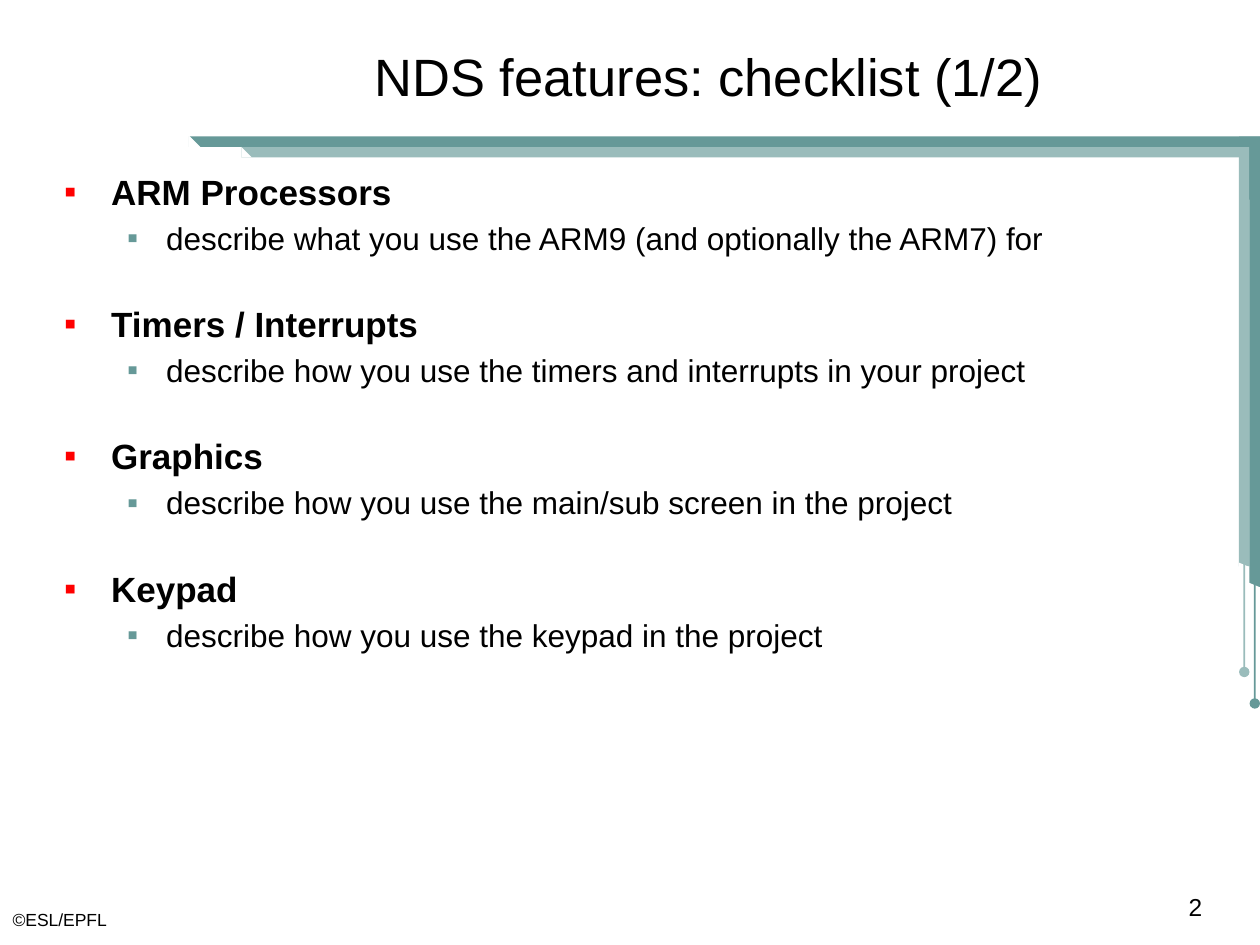
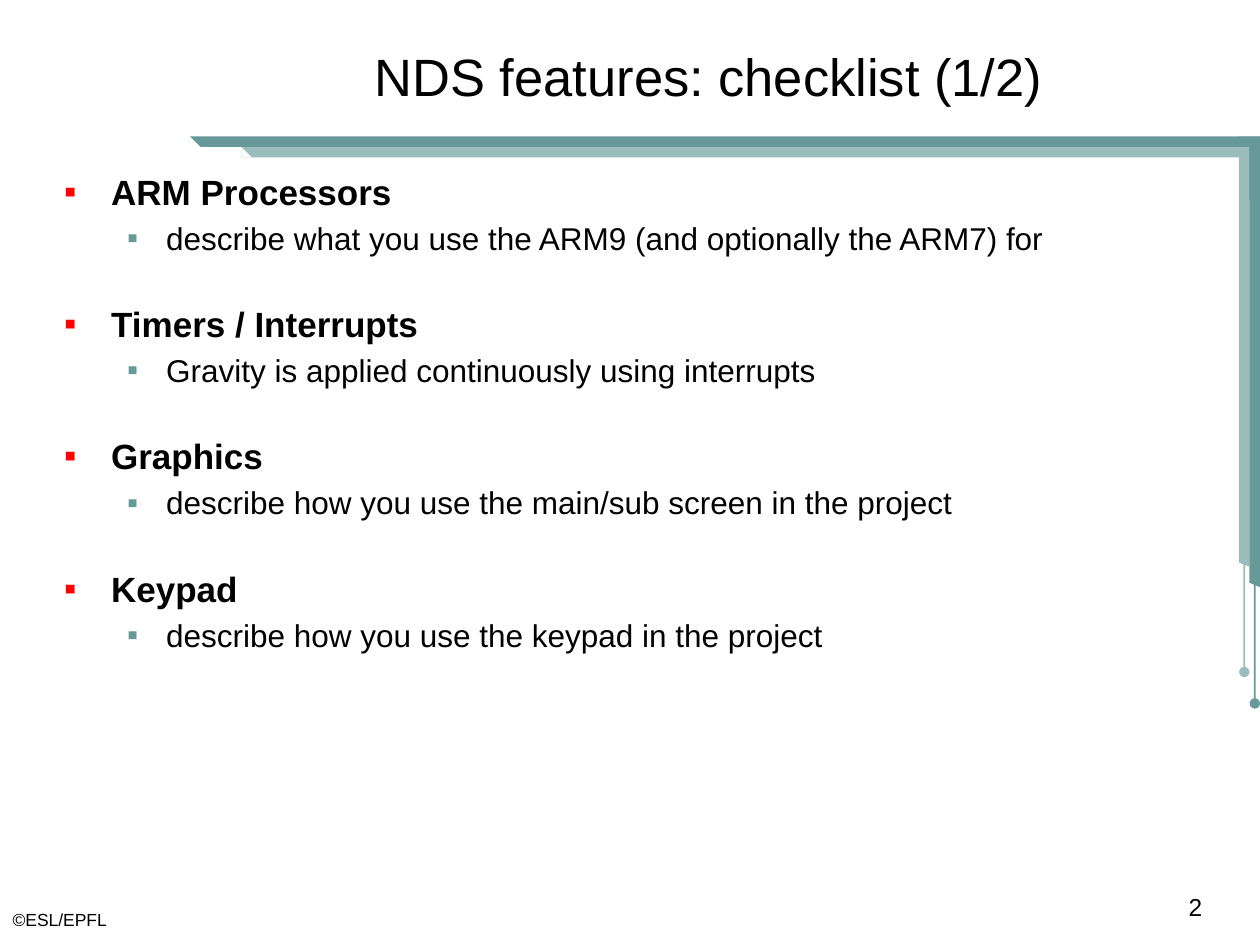
Before and after one commit to thomasonzhou/dino-run-nds, a slide deck: slide 2 of docs/Dino_Run_Presentation.pptx. Drawn at 1260x945 pixels with LibreOffice and Linux fonts; fonts in the diff are those of the drawing; background and template pictures are left out. Boxes give left, top, right and bottom in pixels: in the first picture for what was removed or moved away, otherwise in the second. Text is boxed around its words. In the diff, an @@ line names an element or a change of style, - is before the commit and + after.

```diff
--- a/docs/Dino_Run_Presentation.pptx
+++ b/docs/Dino_Run_Presentation.pptx
@@ text at [166, 359, 815, 388]: text changed @@
-  ▪ describe how you use the timers and interrupts in your project
+  ▪ Gravity is applied continuously using interrupts
```
Also in this commit, not shown: 1 other slide changed, 1 other file.
